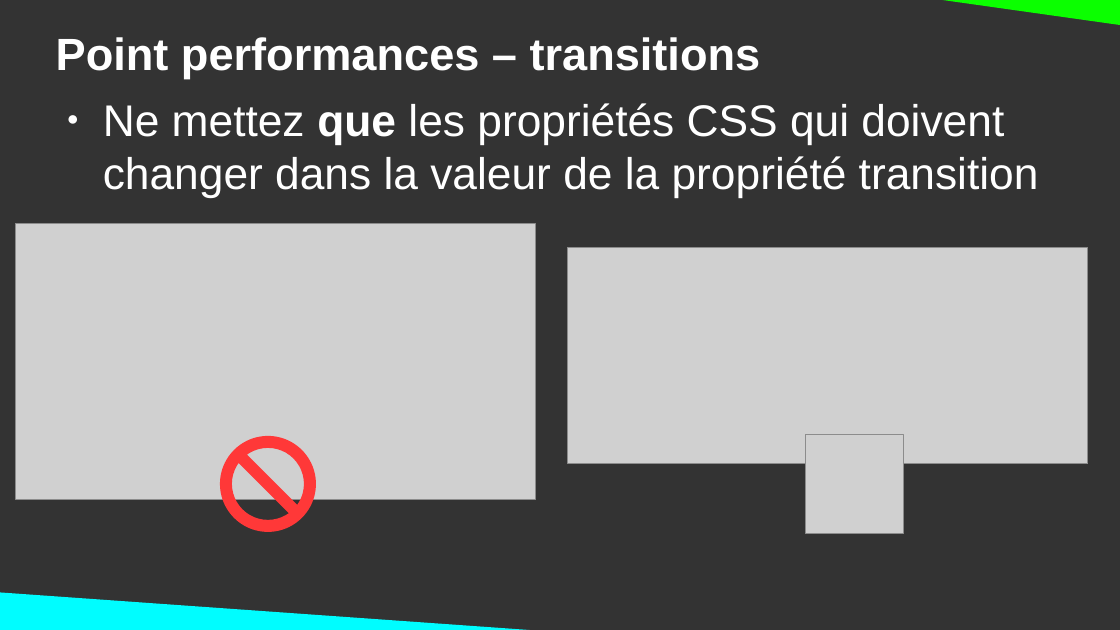
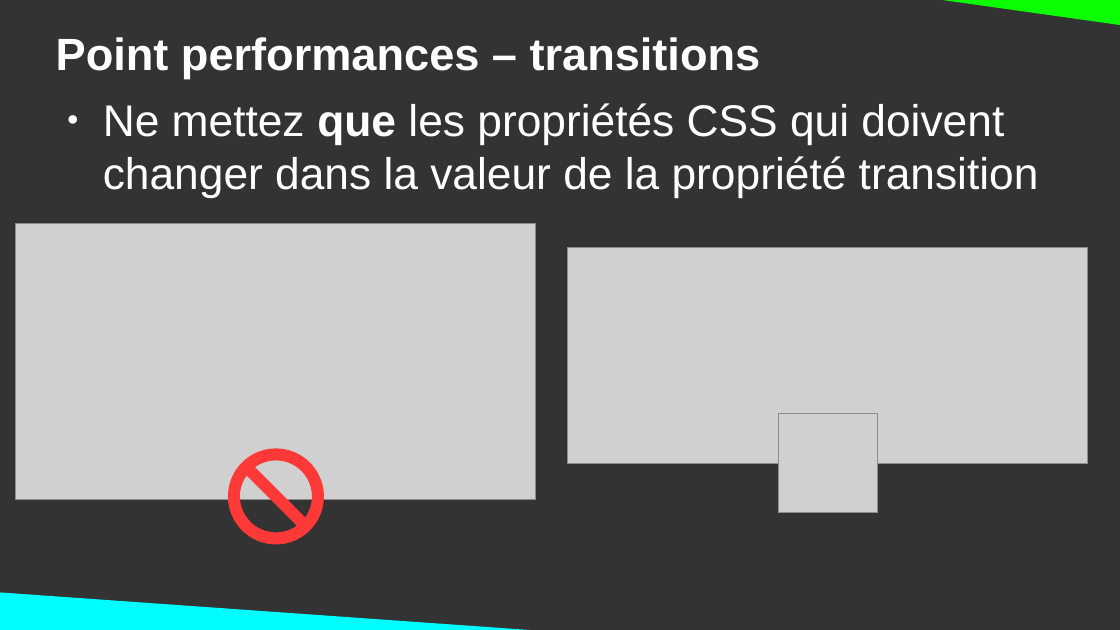
Before and after one commit to DanYellow/cours, a slide deck: slide 19 of integration-web-s2/travaux-pratiques/numero-2/presentation.odp. Drawn at 1120x630 pixels with LibreOffice and Linux fonts; fonts in the diff are those of the drawing; grey boxes stand for pictures. Boxes give left, top, right and bottom in pixels: in the first picture for what was removed or moved away, otherwise in the second. Text is boxed around its words. In the diff, an @@ line names an element or a change of style, - is before the commit and + after.

```diff
--- a/integration-web-s2/travaux-pratiques/numero-2/presentation.odp
+++ b/integration-web-s2/travaux-pratiques/numero-2/presentation.odp
@@ picture: place and size @@
-picture at [806,435,905,534]
+picture at [779,414,877,512]
@@ no-entry sign: place and size @@
-no-entry sign at [221,436,316,532]
+no-entry sign at [228,448,323,544]
```
Also in this commit, not shown: 9 other slides changed, 1 other file.
